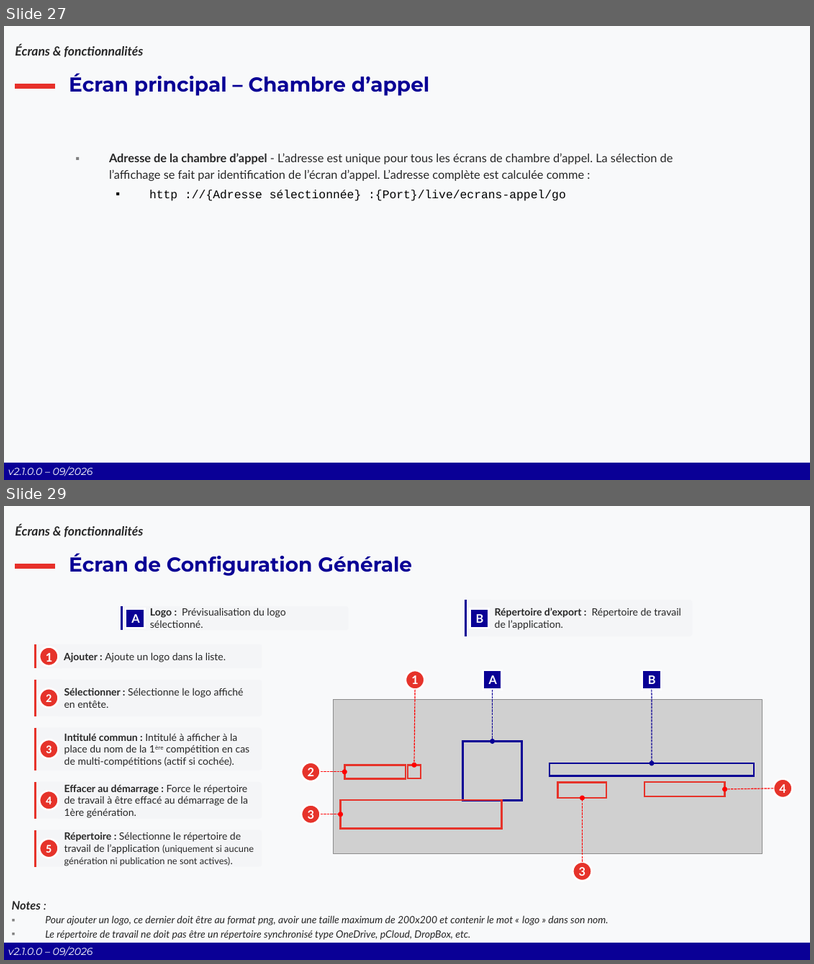
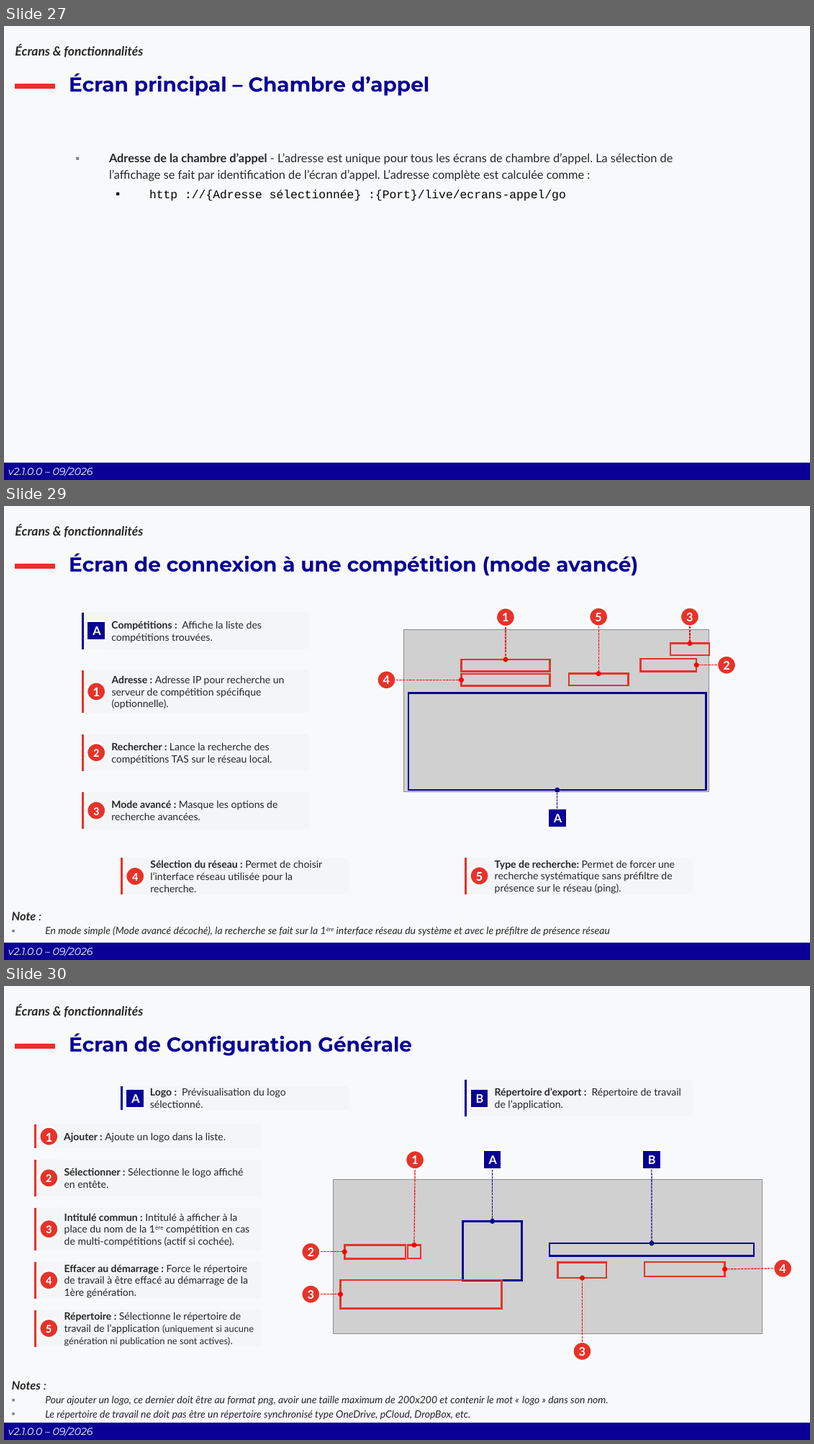
Before and after one commit to Comite-Rhone-Judo/PublicationSuiviCompetition, a slide deck: AppPublication/Documentation/PublicationSuiviCompetition - Manuel d'utilisation.pptx. Shown one above the other, each under a label of ours: slides 27 and 29 before the commit, slides 27, 29 and 30 after it; the slides between them are not shown. The pictures are 814x964 and 814x1444 pixels, drawn with LibreOffice and Linux fonts; fonts in the diff are those of the drawing; grey boxes stand for pictures; background and template pictures are left out. Boxes give left, top, right and bottom in pixels: in the first picture for what was removed or moved away, otherwise in the second. Text is boxed around its words. In the diff, an @@ line names an element or a change of style, - is before the commit and + after.

Commit message:
Refactor: recherche serveurs asynchrone MVVM
Refactor majeur de la recherche de serveurs et du client TCP pour un modèle asynchrone, thread‑safe et testable. Ajout de RechercheServeurView.xaml/.cs et RechercheServeurViewModel, NetworkInterfaceOption, ServerFoundEventArgs et ScannerServeurJudo (scan IP/ports asynchrone, throttling, reporting de progression, support plage/IPs, ping optionnel).

Réécriture du client TCP générique (ClientGenerique.cs) en mode asynchrone avec CancellationToken, SemaphoreSlim pour écriture, buffering robuste (StringBuilder + EOF_MARKER), IDisposable et fermeture thread‑safe. Renommage de l'événement OnDataRecieve -> OnDataReceive (IClientGenerique) et mises à jour correspondantes dans ClientJudo (implémente IDisposable, abonnements propres, parsing XML sécurisé).

Suppression des anciennes implémentations synchrones (RechercheServer.xaml/.cs, RechercheServeurJudo.cs). UI adaptée (MainView instancie la nouvelle vue, annulation de scan à la fermeture). Tests unitaires et mocks mis à jour pour le renommage et suppression des tests obsolètes.

Installateur/métadonnées : Directory.Build.props VersionBeta 3->4, GlobalSuppressions ajout IDE0017, InstallerTemplate.iss améliore la détection du .NET 10 Desktop Runtime (vérif >= 10.0.12) et corrige la section [Icons].

Divers : logs plus verbeux, réorganisation de code/regions/summaries, corrections de noms et gestion d'IDisposable pour éviter fuites. Impact principal : breaking changes sur le nom d'événement et l'usage d'IDisposable — aligner dépendances et tests.

```diff
--- a/AppPublication/Documentation/PublicationSuiviCompetition - Manuel d'utilisation.pptx
+++ b/AppPublication/Documentation/PublicationSuiviCompetition - Manuel d'utilisation.pptx
@@ slide 29 added at <box>4,506,810,960</box>, background #F8F9FA; not listed: 3 template elements that a slide beside it also shows @@
@@ text added at <box>15,525,143,537</box>, 15 pt, text #262626, bold, italic @@
+Écrans & fonctionnalités
@@ title added at <box>69,553,638,576</box>, 24 pt, text #090095, bold @@
+Écran de connexion à une compétition (mode avancé)
@@ group added at <box>82,612,262,649</box>: 1 rounded rectangle, 1 text, 1 rectangle, 1 line @@
+Compétitions : Affiche la liste des compétitions trouvées.
+A
@@ group added at <box>82,670,285,713</box>: 1 rounded rectangle, 1 text, 1 line, 1 ellipse @@
+Adresse : Adresse IP pour recherche un serveur de compétition spécifique (optionnelle).
+1
@@ group added at <box>377,607,736,827</box>: 7 rectangles, 6 arrows, 5 ellipses, 1 picture @@
+1
+A
+2
+3
+5
+4
@@ group added at <box>82,734,272,771</box>: 1 rounded rectangle, 1 text, 1 line, 1 ellipse @@
+Rechercher : Lance la recherche des compétitions TAS sur le réseau local.
+2
@@ group added at <box>82,792,278,829</box>: 1 rounded rectangle, 1 text, 1 line, 1 ellipse @@
+Mode avancé : Masque les options de recherche avancées.
+3
@@ group added at <box>121,857,322,894</box>: 1 rounded rectangle, 1 text, 1 line, 1 ellipse @@
+Sélection du réseau : Permet de choisir l’interface réseau utilisée pour la recherche.
+4
@@ group added at <box>466,857,675,894</box>: 1 rounded rectangle, 1 text, 1 line, 1 ellipse @@
+Type de recherche: Permet de forcer une recherche systématique sans préfiltre de présence sur le réseau (ping).
+5
@@ text added at <box>12,911,610,936</box>, 12 pt, text #262626, italic @@
+Note :
+▪ En mode simple (Mode avancé décoché), la recherche se fait sur la 1ère interface réseau du système et avec le préfiltre de présence réseau
@@ what was slide 29 is now slide 30 @@
```
Also in this commit, not shown: 2 slides changed, 20 other files.
